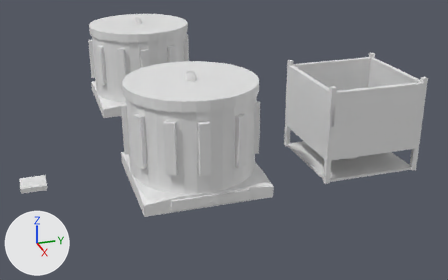
Two versions of the Blender file untitled.blend, one commit apart.
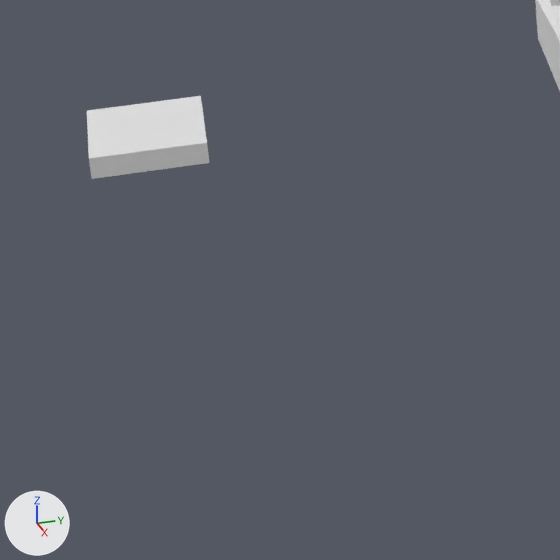
The first picture shows the older version from a camera (50 mm lens) standing at (11.04, -6.9, 5.58) and looking at (-1.56, -2.84, 0.08). The close-ups show both versions on the part from 0% to 28% of the width and 55% to 100% of the height of that picture; other places that the commit changed are outside them. Lighting does not change. The marker at lower left points along +X, +Y and +Z.
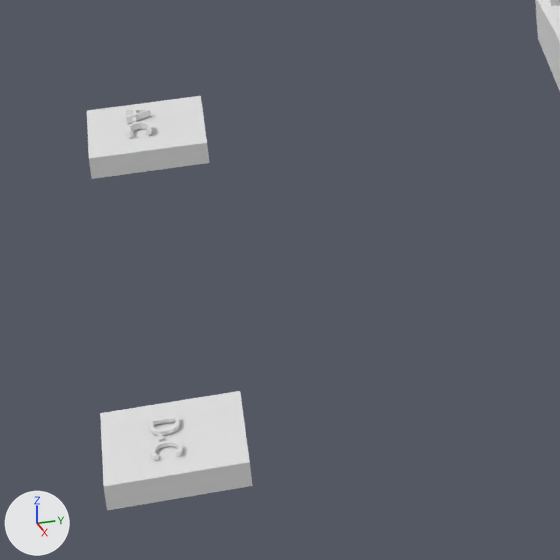
Boxes [x1, y1, x2, y2] around the edits, measured in the close-ups (560 x 560 px):
'Cube.019', added: after [100, 391, 253, 510]
'Text.001', added: after [149, 415, 183, 460]
'Text', added: after [126, 108, 153, 138]

The change, as a diff of the scene's bpy script:
```diff
--- a/untitled.blend.py
+++ b/untitled.blend.py
@@ txt_text_001 @@
+txt_text_001 = bpy.data.curves.new('Text.001', 'FONT')
+txt_text_001.body = 'D-C'
+txt_text_001.extrude = 0.05
@@ txt_text @@
+txt_text = bpy.data.curves.new('Text', 'FONT')
+txt_text.body = 'A-C'
+txt_text.extrude = 0.05
@@ ob_cube_019 @@
+ob_cube_019 = bpy.data.objects.new('Cube.019', me_cube.copy())  # the mesh of ob_cube_018
+ob_cube_019.location = (2.028, -7.1, 0.05)
+ob_cube_019.scale = (0.25, 0.25, 0.05)
@@ ob_text_001 @@
+ob_text_001 = bpy.data.objects.new('Text.001', txt_text_001)
+ob_text_001.location = (1.904, -7.18, 0.114)
+ob_text_001.scale = (0.154, 0.154, 0.154)
@@ ob_text @@
+ob_text = bpy.data.objects.new('Text', txt_text)
+ob_text.location = (-0.773, -7.18, 0.12)
+ob_text.scale = (0.154, 0.154, 0.293)
```
